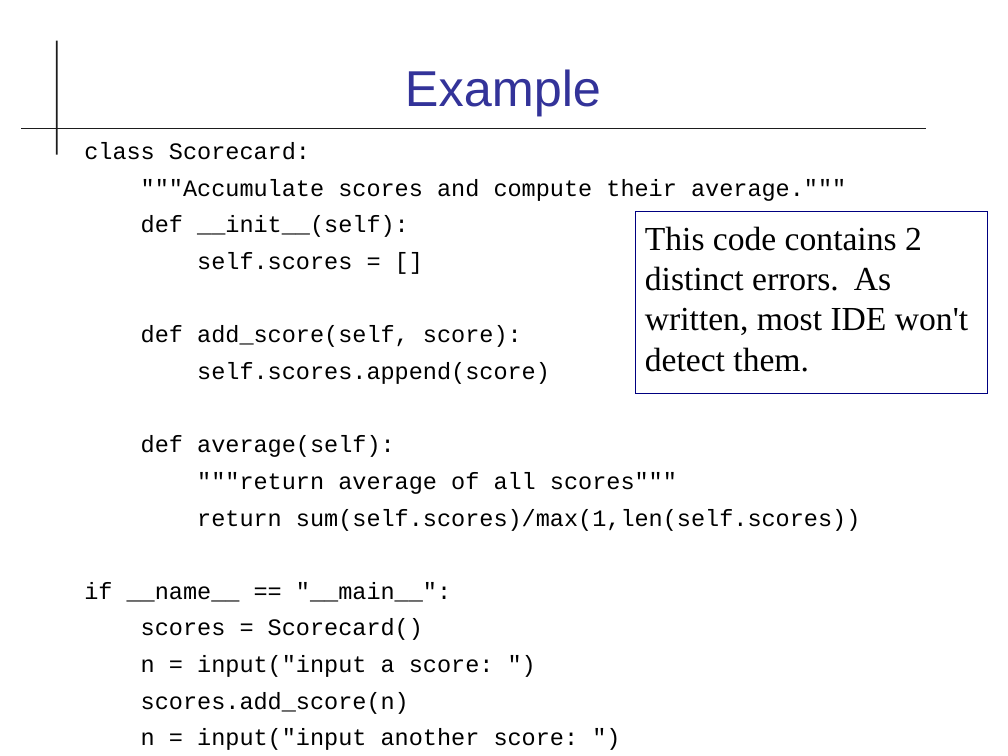
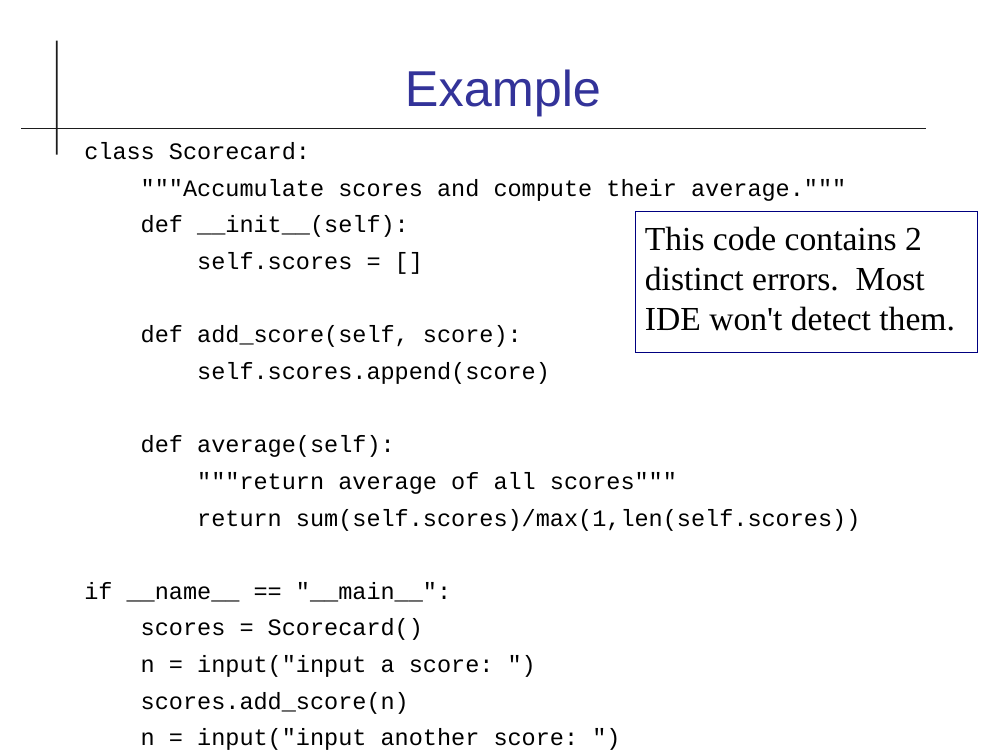
Before and after one commit to cpske/ISP, a slide deck: slide 18 of code-quality/Type-Checking.odp (slide 15 before the commit). Drawn at 1008x756 pixels with LibreOffice and Linux fonts; fonts in the diff are those of the drawing. Boxes give left, top, right and bottom in pixels: in the first picture for what was removed or moved away, otherwise in the second. Text is boxed around its words. In the diff, an @@ line names an element or a change of style, - is before the commit and + after.

```diff
--- a/code-quality/Type-Checking.odp
+++ b/code-quality/Type-Checking.odp
@@ rectangle "This code contains 2 distinct ...": place and size @@
-rectangle "This code contains 2 distinct ..." at (635, 212, 988, 393)
+rectangle "This code contains 2 distinct ..." at (635, 212, 978, 353)
@@ text in rectangle at (645, 226, 955, 331): text changed @@
-This code contains 2 distinct errors. As written, most IDE won't detect them.
+This code contains 2 distinct errors. Most IDE won't detect them.
```
Also in this commit, not shown: 17 other slides changed, 6 slides added, 11 other files.
